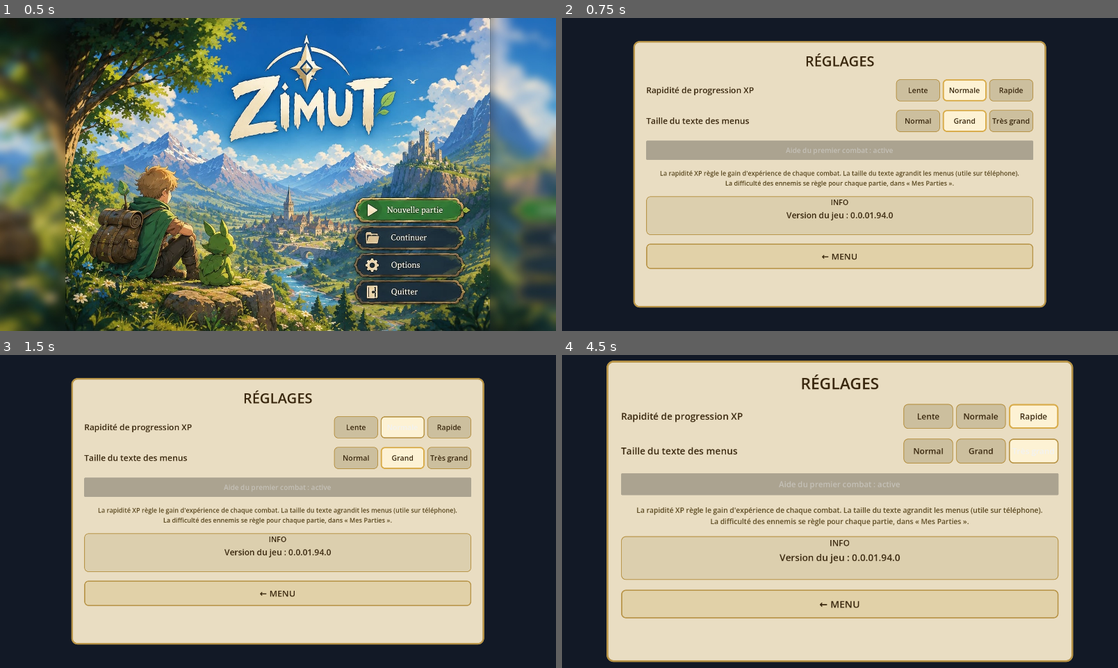
Above: before the commit, frames 1-4 (two rows, left to right).
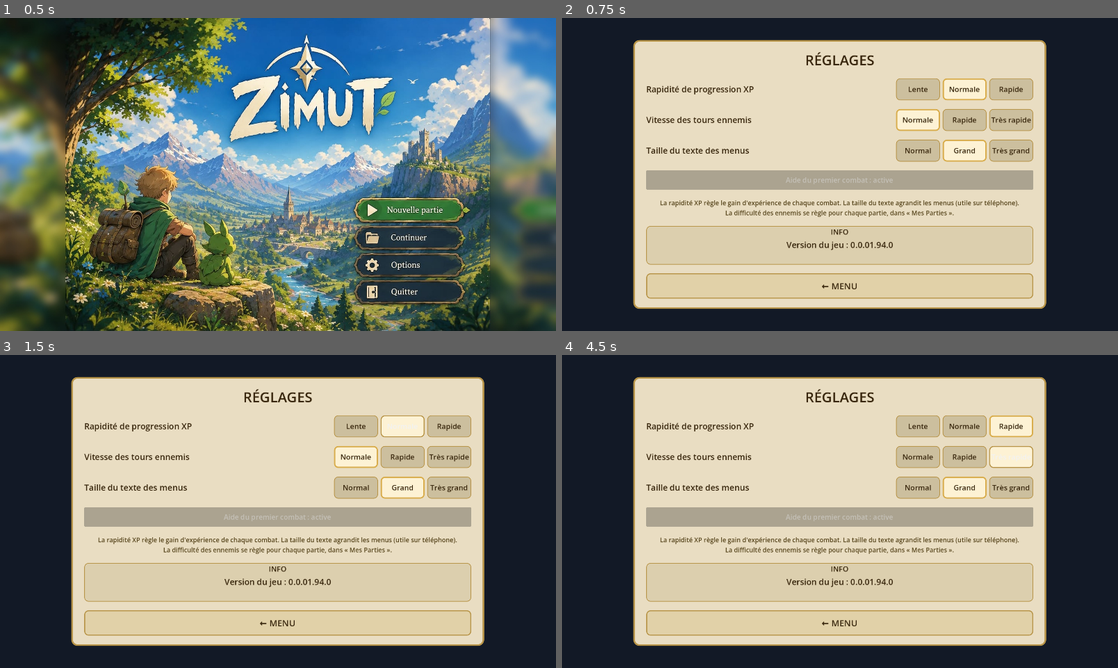
Above: after the commit, the same moments.

Repository: CharlieG42/Zimut
Game: Godot game, scene res://scenes/MainMenu.tscn
The game is run twice, just before and just after one commit, with the same random seed, the same clock (stepped at 60 frames per second) and the same inputs.
Inputs (mouse positions are in pixels of both pictures, inside the frame that each line leads up to):
- Up to frame 1 (0.5 s): no input
- Up to frame 2 (0.75 s): click (973, 265) at 0.5 s
- Up to frame 3 (1.5 s): click "Normale" at 1.25 s
- Up to frame 4 (4.5 s): click "Rapide" at 2 s; click "Normale" at 2.75 s; click "Rapide" at 3.5 s; click (1012, 458) at 4.25 s, where only the run after the commit has a clickable "Très rapide"

Frame 1 is identical in both runs. In frame 2, 21% of the frame differs, in the area x 12-88%, y 6-93%; in frame 3, 21%; in frame 4, 41%, in the area x 8-92%, y 1-99%.

Commit message:
Réglages : vitesse des tours ennemis (Normale/Rapide/Très rapide)
Co-Authored-By: Claude Opus 5.5 <noreply@anthropic.com>
Claude-Session: https://claude.ai/code/session_01TAibbYEMujBagH9941oXR3

Diff:
--- a/prototype/zimut/scripts/GameManager.gd
+++ b/prototype/zimut/scripts/GameManager.gd
@@ -770,6 +770,8 @@
 	selected_entity = e
 	var controllable: bool = (e["entity_type"] == "Player") and not auto_mode
 	current_turn = 0 if controllable else 1
+	# Tours de l'ordinateur accélérés selon le réglage « Vitesse des tours ennemis »
+	Engine.time_scale = 1.0 if controllable else GameSettings.combat_speed_mult()
 	if e["entity_type"] == "Player":
 		current_player_index = maxi(0, players.find(e))
 
@@ -1750,6 +1752,7 @@
 		if not active_save.is_empty() and active_slot >= 0:
 			ProgressionManager.register_defeat(active_save, info)
 			ProgressionManager.write_save(active_slot, active_save)
+		Engine.time_scale = 1.0
 		game_ended.emit(false)
 		message_requested.emit("Tous vos personnages sont tombés. DÉFAITE !")
 	elif alive_e == 0:
@@ -1758,6 +1761,7 @@
 		if not active_save.is_empty() and active_slot >= 0:
 			ProgressionManager.register_victory(active_save, info)
 			ProgressionManager.write_save(active_slot, active_save)
+		Engine.time_scale = 1.0
 		game_ended.emit(true)
 		message_requested.emit("Tous les ennemis sont vaincus ! VICTOIRE !")
 
--- a/prototype/zimut/scripts/GameSettings.gd
+++ b/prototype/zimut/scripts/GameSettings.gd
@@ -24,7 +24,12 @@
 const TEXT_SIZES: Array[String] = ["Normal", "Grand", "Très grand"]
 const TEXT_SIZE_MULT := [1.0, 1.15, 1.3]
 
+## Vitesse des tours joués par l'ordinateur (ennemis, invocations, mode Auto).
+const COMBAT_SPEEDS: Array[String] = ["Normale", "Rapide", "Très rapide"]
+const COMBAT_SPEED_MULT := [1.0, 2.0, 3.0]
+
 var difficulty: int = 1
+var combat_speed: int = 0
 var xp_speed: int = 1
 var text_size: int = 1
 ## Aide du premier combat déjà vue (ou passée).
@@ -47,13 +52,14 @@
 	xp_speed = clampi(int(parsed.get("xp_speed", xp_speed)), 0, XP_SPEEDS.size() - 1)
 	text_size = clampi(int(parsed.get("text_size", text_size)), 0, TEXT_SIZES.size() - 1)
 	tutorial_done = bool(parsed.get("tutorial_done", tutorial_done))
+	combat_speed = clampi(int(parsed.get("combat_speed", combat_speed)), 0, COMBAT_SPEEDS.size() - 1)
 
 func save_settings() -> void:
 	var f := FileAccess.open(SETTINGS_PATH, FileAccess.WRITE)
 	if f == null:
 		push_error("Impossible d'écrire les réglages")
 		return
-	f.store_string(JSON.stringify({"difficulty": difficulty, "xp_speed": xp_speed, "text_size": text_size, "tutorial_done": tutorial_done}, "\t"))
+	f.store_string(JSON.stringify({"difficulty": difficulty, "xp_speed": xp_speed, "text_size": text_size, "tutorial_done": tutorial_done, "combat_speed": combat_speed}, "\t"))
 	f.close()
 
 func set_difficulty(idx: int) -> void:
@@ -70,6 +76,19 @@
 	text_size = clampi(idx, 0, TEXT_SIZES.size() - 1)
 	save_settings()
 	settings_changed.emit()
+
+func set_combat_speed(idx: int) -> void:
+	combat_speed = clampi(idx, 0, COMBAT_SPEEDS.size() - 1)
+	save_settings()
+	settings_changed.emit()
+
+## Forçage de la vitesse (simulations de test uniquement ; 0 = réglage du joueur).
+var speed_override: float = 0.0
+
+func combat_speed_mult() -> float:
+	if speed_override > 0.0:
+		return speed_override
+	return float(COMBAT_SPEED_MULT[clampi(combat_speed, 0, COMBAT_SPEED_MULT.size() - 1)])
 
 func set_tutorial_done(v: bool) -> void:
 	tutorial_done = v
--- a/prototype/zimut/scripts/Main.gd
+++ b/prototype/zimut/scripts/Main.gd
@@ -12,6 +12,11 @@
 @onready var spell_manager  = $SpellManager
 
 var game_manager
+
+
+func _exit_tree() -> void:
+	# Quitter un combat en plein tour ennemi ne doit pas laisser le jeu accéléré
+	Engine.time_scale = 1.0
 
 
 func _ready() -> void:
--- a/prototype/zimut/scripts/SettingsUI.gd
+++ b/prototype/zimut/scripts/SettingsUI.gd
@@ -43,6 +43,9 @@
 
 	box.add_child(_setting_row("Rapidité de progression XP", GameSettings.XP_SPEEDS,
 		GameSettings.xp_speed, func(idx: int) -> void: GameSettings.set_xp_speed(idx)))
+
+	box.add_child(_setting_row("Vitesse des tours ennemis", GameSettings.COMBAT_SPEEDS,
+		GameSettings.combat_speed, func(idx: int) -> void: GameSettings.set_combat_speed(idx)))
 
 	box.add_child(_setting_row("Taille du texte des menus", GameSettings.TEXT_SIZES,
 		GameSettings.text_size, func(idx: int) -> void: GameSettings.set_text_size(idx)))
--- a/prototype/zimut/tests/sim_balance.gd
+++ b/prototype/zimut/tests/sim_balance.gd
@@ -9,6 +9,7 @@
 	var lvl: int = int(args[1]) if args.size() > 1 else 1
 	var n: int = int(args[2]) if args.size() > 2 else 3
 	Engine.time_scale = 16.0
+	root.get_node("GameSettings").speed_override = 16.0
 	var gm: Node = root.get_node("GameManager")
 	var pm: Node = root.get_node("ProgressionManager")
 	var wins: int = 0
